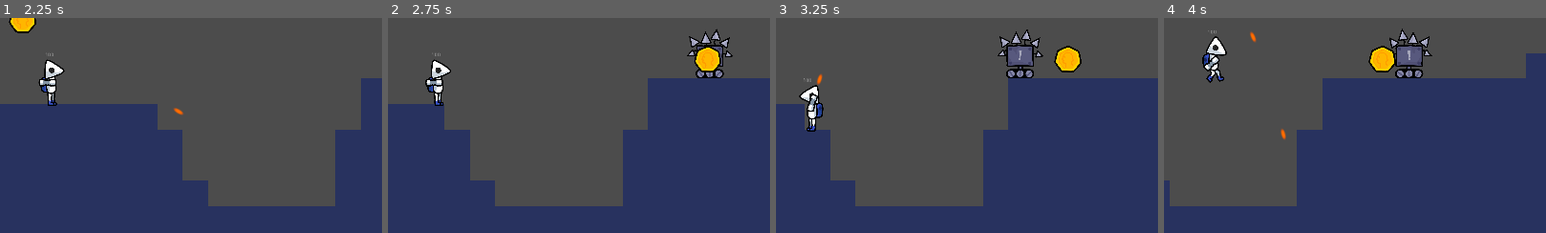
Above: before the commit, frames 1-4 (left to right).
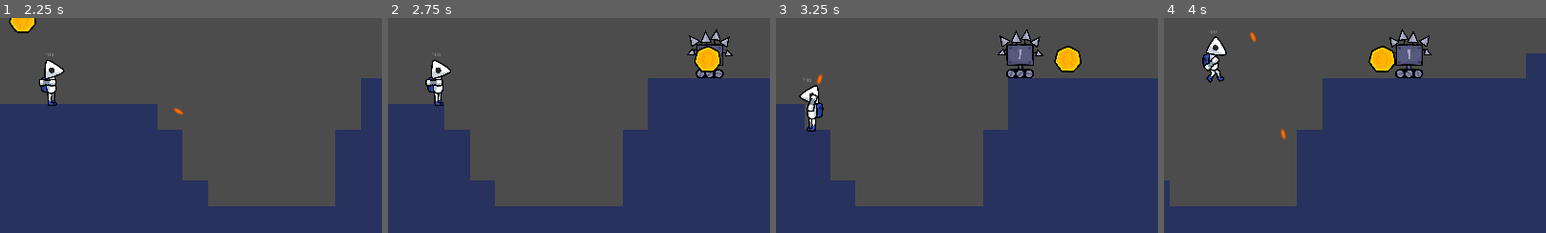
Above: after the commit, the same moments.

Repository: Addcrypto/Bit-Cookie
Game: Godot game, scene res://src/menus/MainMenu.tscn
The game is run twice, just before and just after one commit, with the same random seed, the same clock (stepped at 60 frames per second) and the same inputs.
Inputs (mouse positions are % of the whole screen's width and height, from its top left):
- Up to frame 1 (2.25 s): click "New Game" at 0.5 s; tap Enter at 1.25 s; move the mouse to (72, 45) at 1.27 s; press the mouse at (72, 45) at 1.28 s; hold D (move_right) from 1.28 s (still down); tap Space (jump) at 1.52 s; move the mouse to (30, 55) at 2.02 s; release the mouse at (30, 55) at 2.03 s; tap Shift (sprint) at 2.1 s
- Up to frame 2 (2.75 s): keep holding D (move_right); tap Space (jump) at 2.27 s
- Up to frame 3 (3.25 s): move the mouse to (60, 28) at 2.77 s; release D (move_right) at 2.78 s; press the mouse at (60, 28) at 2.78 s; hold A (move_left) from 2.78 s (still down)
- Up to frame 4 (4 s): move the mouse to (45, 70) at 3.52 s; release A (move_left) at 3.53 s; release the mouse at (45, 70) at 3.53 s; hold D (move_right) from 3.53 s (still down); tap Shift (sprint) at 3.6 s; tap Space (jump) at 3.77 s
The pictures show only the part of the screen within x 50-100%, y 40-90%; the shares and areas given below are measured in that part.

Frame 1 is identical in both runs. In frame 2, 0.3% of the frame differs, in the area x 78-91%, y 5-28%; in frame 3, 0.4%, in the area x 58-70%, y 5-28%; in frame 4, 0.4%.

Commit message:
Made blaster sound less harsh

Diff:
--- a/default_bus_layout.tres
+++ b/default_bus_layout.tres
@@ -5,7 +5,7 @@
 bus/1/solo = false
 bus/1/mute = false
 bus/1/bypass_fx = false
-bus/1/volume_db = -0.030508
+bus/1/volume_db = -0.328256
 bus/1/send = "Master"
 bus/2/name = "Music"
 bus/2/solo = false
--- a/src/prefabs/Enemies/RollingEnemy.tscn
+++ b/src/prefabs/Enemies/RollingEnemy.tscn
@@ -53,6 +53,7 @@
 scale = Vector2( 0.25, 0.25 )
 frames = SubResource( 7 )
 animation = "roll"
+frame = 1
 playing = true
 
 [node name="CollisionShape2D" type="CollisionShape2D" parent="."]
--- a/src/prefabs/Gun.tscn
+++ b/src/prefabs/Gun.tscn
@@ -1,7 +1,8 @@
-[gd_scene load_steps=3 format=2]
+[gd_scene load_steps=4 format=2]
 
 [ext_resource path="res://assets/gun/Gun.png" type="Texture" id=1]
 [ext_resource path="res://assets/audio/GunShot.tscn" type="PackedScene" id=2]
+[ext_resource path="res://assets/audio/blaster.ogg" type="AudioStream" id=3]
 
 [node name="Gun" type="Node2D"]
 position = Vector2( 748, -534 )
@@ -15,3 +16,4 @@
 position = Vector2( 31, 0 )
 
 [node name="GunShot" parent="." instance=ExtResource( 2 )]
+stream = ExtResource( 3 )
Not shown, added: assets/audio/blaster.ogg.import
Not shown, added: assets/audio/blaster.ogg
